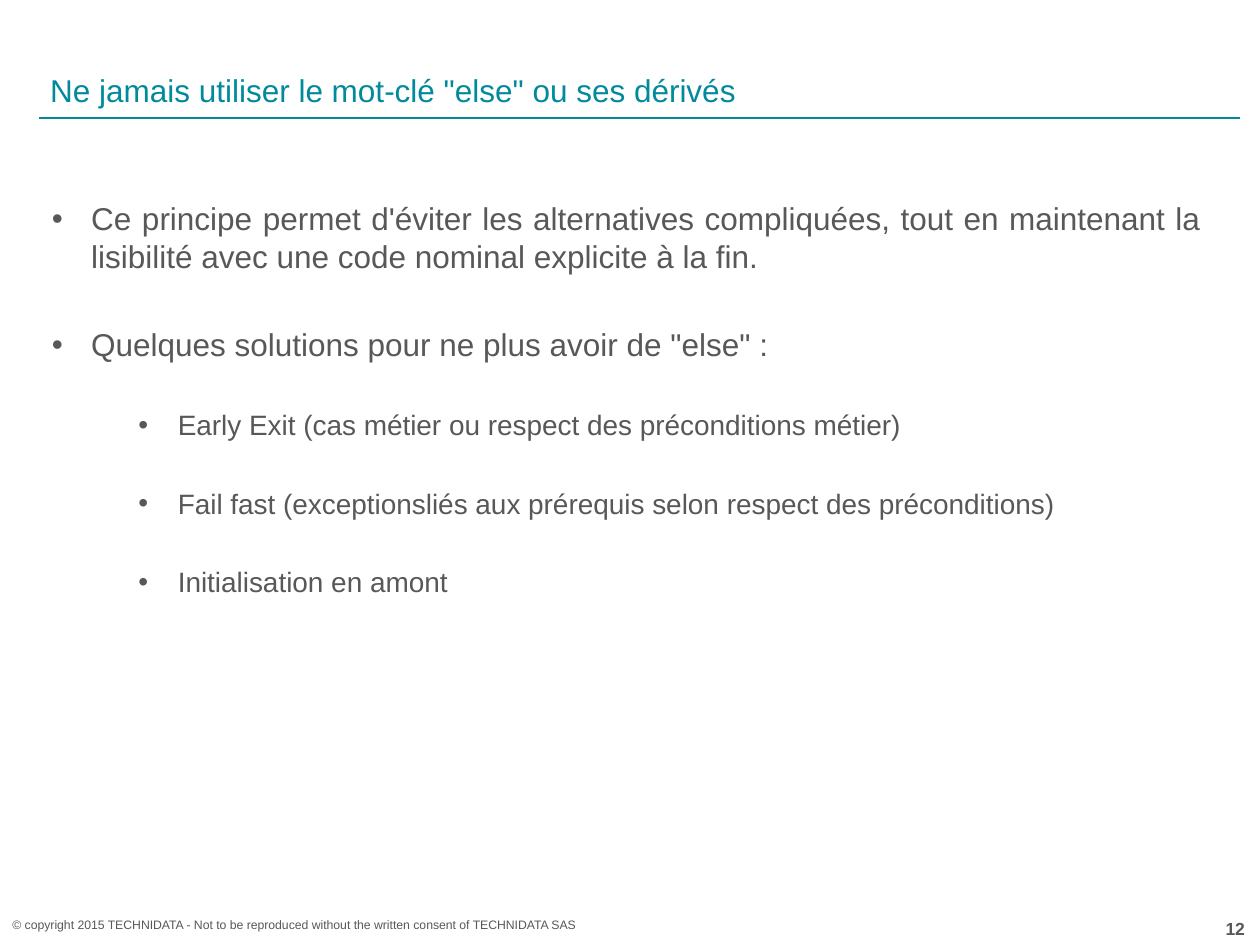
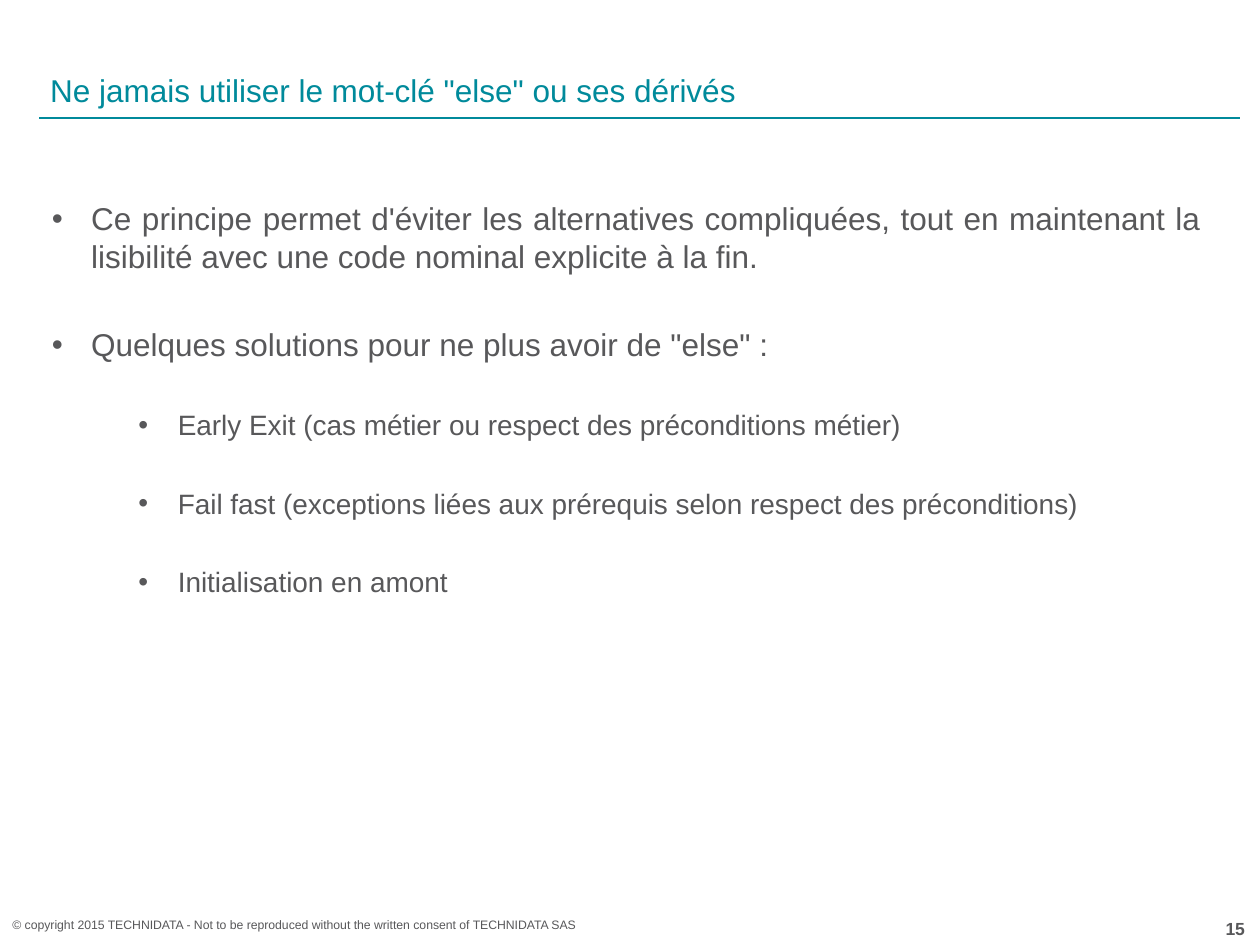
Before and after one commit to acoudene/ObjectCalisthenics, a slide deck: slide 15 of ObjectCalisthenics.pptx (slide 12 before the commit). Drawn at 1260x945 pixels with LibreOffice and Linux fonts; fonts in the diff are those of the drawing; background and template pictures are left out. Boxes give left, top, right and bottom in pixels: in the first picture for what was removed or moved away, otherwise in the second. Text is boxed around its words. In the diff, an @@ line names an element or a change of style, - is before the commit and + after.

```diff
--- a/ObjectCalisthenics.pptx
+++ b/ObjectCalisthenics.pptx
@@ text at (178,493,1077,519): text changed @@
-  • Fail fast (exceptionsliés aux prérequis selon respect des préconditions)
+  • Fail fast (exceptions liées aux prérequis selon respect des préconditions)
@@ page number at (1226,923,1245,935): text changed @@
-12
+15
```
Also in this commit, not shown: 6 other slides changed, 3 slides added.
